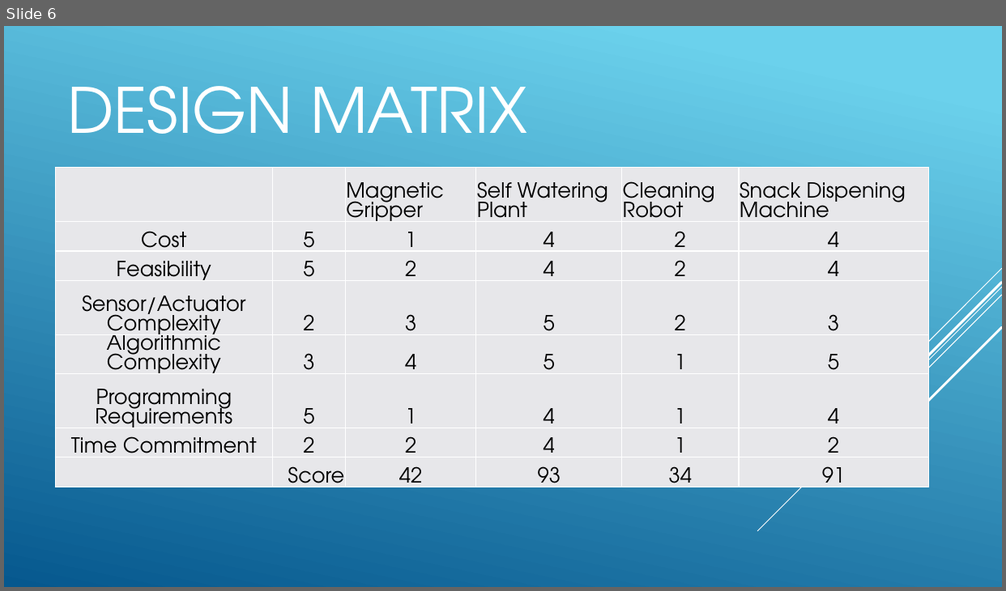
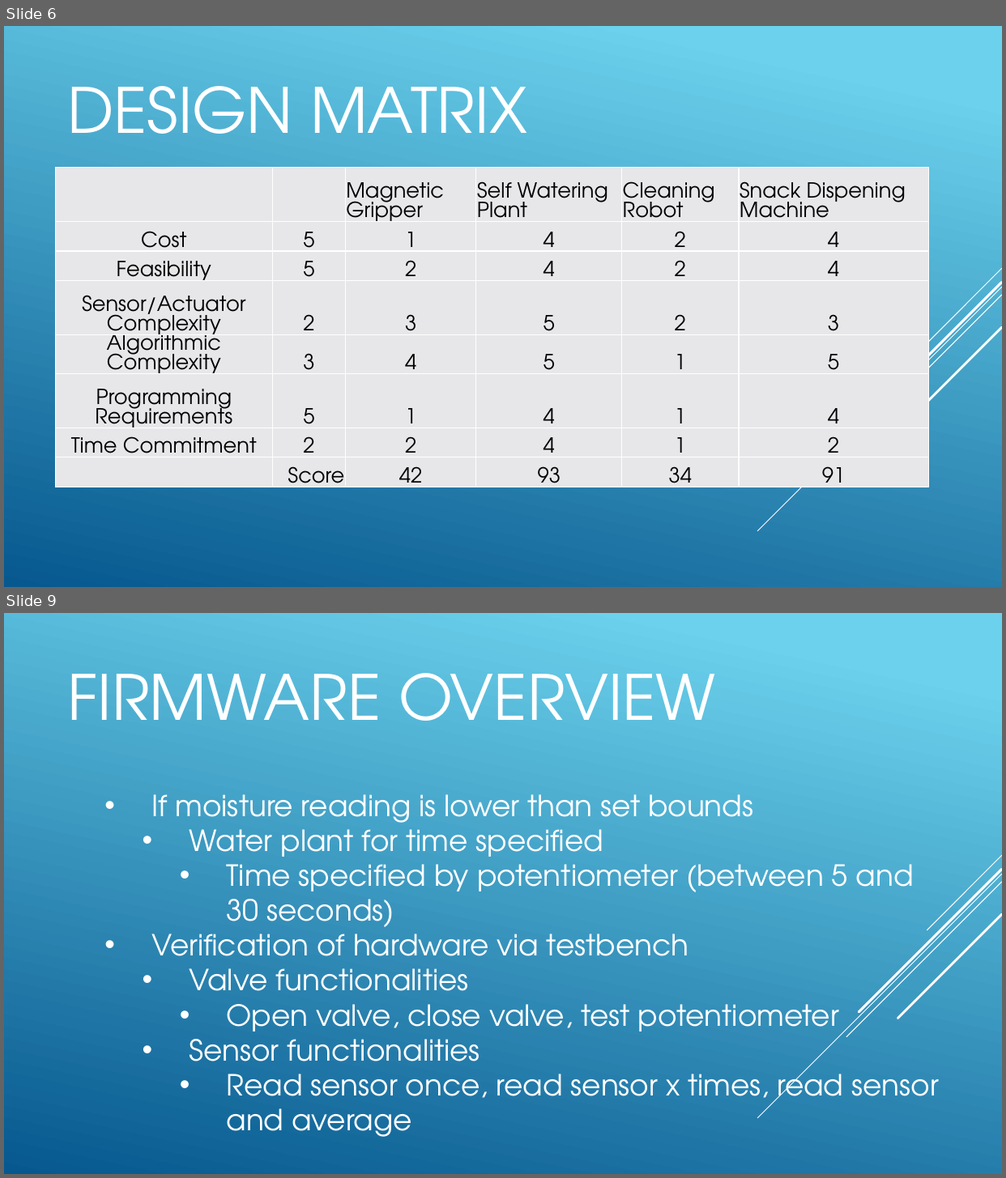
Before and after one commit to jp32/ece411-pdx, a slide deck: documents/presentation.pptx. Shown one above the other, each under a label of ours: slide 6 before the commit, slides 6 and 9 after it; the slides between them are not shown. The pictures are 1006x591 and 1006x1178 pixels, drawn with LibreOffice and Linux fonts; fonts in the diff are those of the drawing. Boxes give left, top, right and bottom in pixels: in the first picture for what was removed or moved away, otherwise in the second. Text is boxed around its words. In the diff, an @@ line names an element or a change of style, - is before the commit and + after.

```diff
--- a/documents/presentation.pptx
+++ b/documents/presentation.pptx
@@ slide 9 added at <box>4,613,1002,1174</box>, background gradient #6ED2EB to #06588E; not listed: 5 template elements that a slide beside it also shows @@
@@ title added at <box>67,673,716,721</box>, 60 pt, text #FFFFFF @@
+FIRMWARE OVERVIEW
@@ text added at <box>151,794,938,1137</box>, 28 pt, text #FFFFFF @@
+  • If moisture reading is lower than set bounds
+    • Water plant for time specified
+      • Time specified by potentiometer (between 5 and 30 seconds)
+  • Verification of hardware via testbench
+    • Valve functionalities
+      • Open valve, close valve, test potentiometer
+    • Sensor functionalities
+      • Read sensor once, read sensor x times, read sensor and average
```
Also in this commit, not shown: 2 slides changed, 8 other slides added, 1 slide removed, 5 other files.
